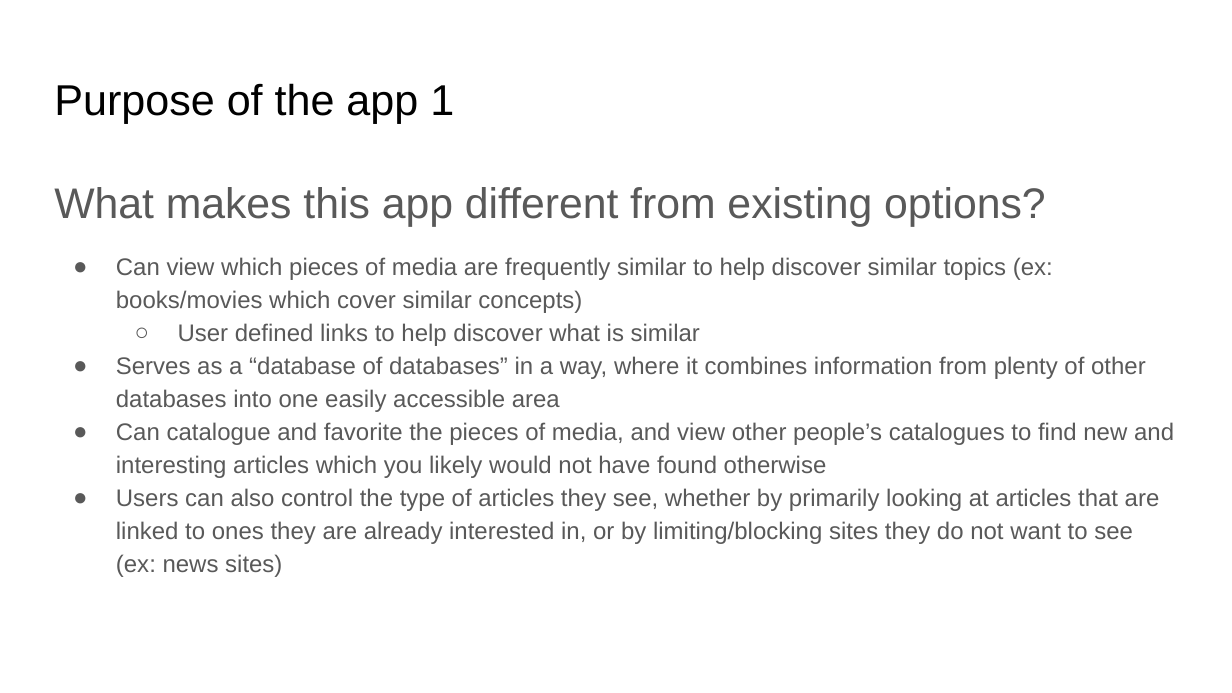
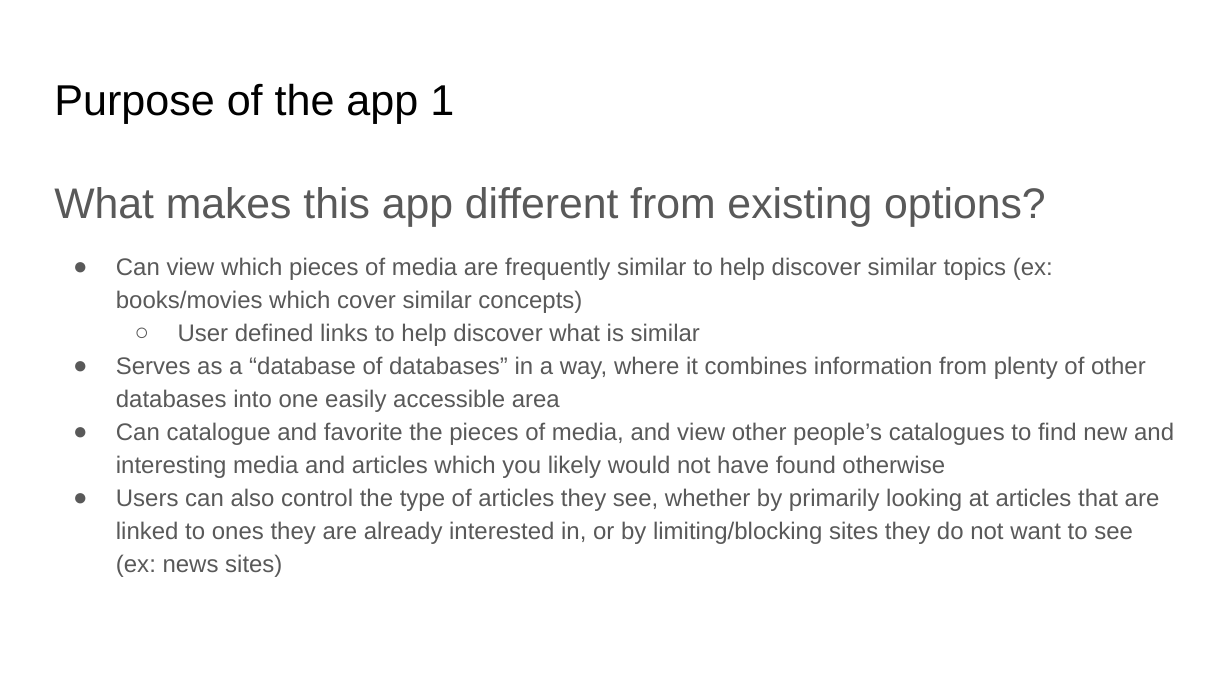
Before and after one commit to RyanMHsiao/link-hyper, a slide deck: slide 3 of Checkpoint1-slides.pptx. Drawn at 1232x693 pixels with LibreOffice and Linux fonts; fonts in the diff are those of the drawing. Boxes give left, top, right and bottom in pixels: in the first picture for what was removed or moved away, otherwise in the second. Text is boxed around its words. In the diff, an @@ line names an element or a change of style, - is before the commit and + after.

```diff
--- a/Checkpoint1-slides.pptx
+++ b/Checkpoint1-slides.pptx
@@ text at [116,422,1174,478]: text changed @@
-● Can catalogue and favorite the pieces of media, and view other people’s catalogues to find new and interesting articles which you likely would not have found otherwise
+● Can catalogue and favorite the pieces of media, and view other people’s catalogues to find new and interesting media and articles which you likely would not have found otherwise
```
Also in this commit, not shown: 2 other slides changed, 1 other file.
